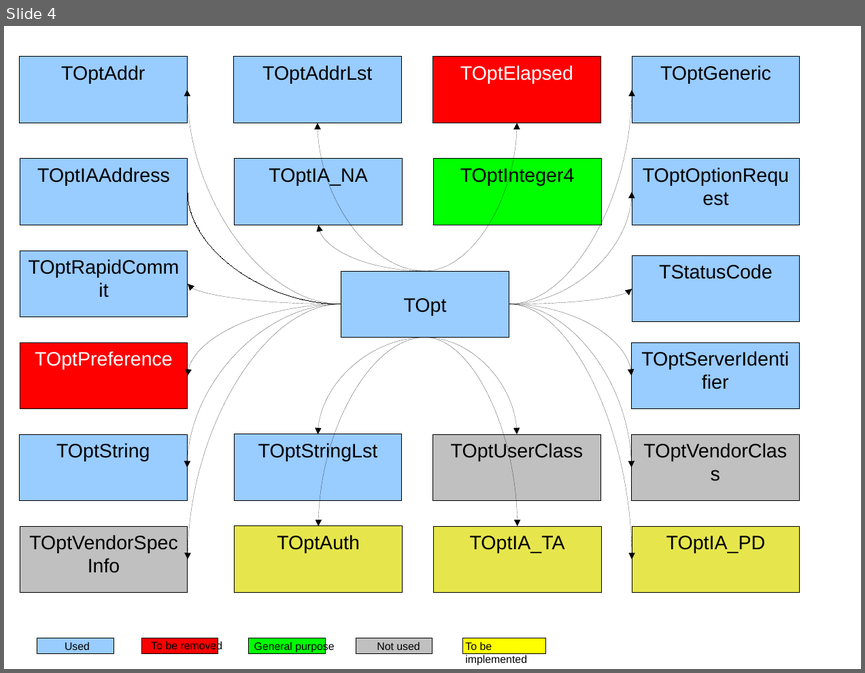
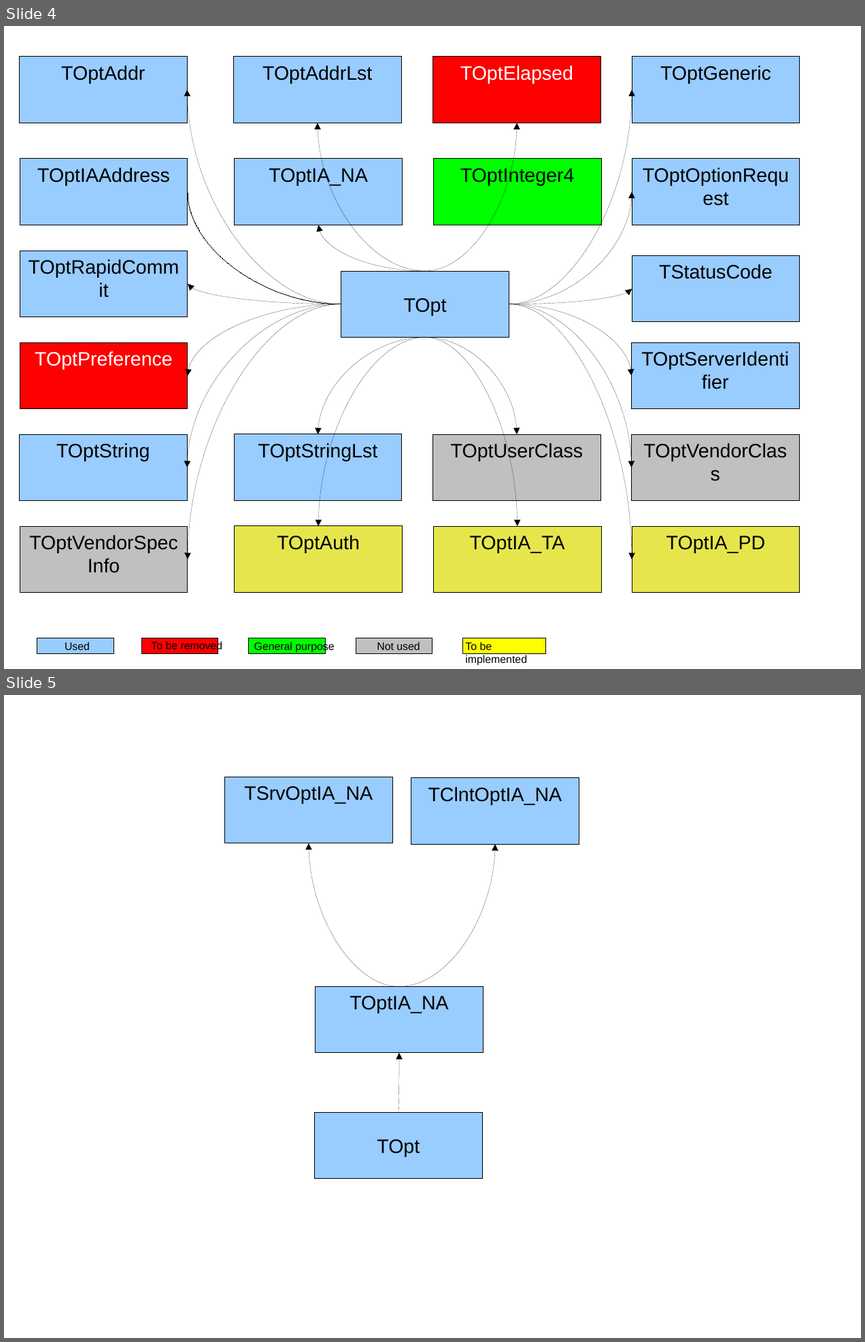
Before and after one commit to tomaszmrugalski/dibbler, a slide deck: doc/class-diag.odp. Shown one above the other, each under a label of ours: slide 4 before the commit, slides 4 and 5 after it. The pictures are 865x673 and 865x1342 pixels, drawn with LibreOffice and Linux fonts; fonts in the diff are those of the drawing. Boxes give left, top, right and bottom in pixels: in the first picture for what was removed or moved away, otherwise in the second. Text is boxed around its words. In the diff, an @@ line names an element or a change of style, - is before the commit and + after.

```diff
--- a/doc/class-diag.odp
+++ b/doc/class-diag.odp
@@ slide 5 added at (4, 695, 861, 1338), background #FFFFFF @@
@@ rectangle added at (225, 777, 393, 843), fill #99CCFF, outline #000000 0 pt, 18 pt, text #000000 @@
+TSrvOptIA_NA
@@ rectangle added at (411, 778, 579, 845), fill #99CCFF, outline #000000 0 pt, 18 pt, text #000000 @@
+TClntOptIA_NA
@@ curved arrow added from (399, 987) to (309, 843), #000000 0 pt @@
@@ curved arrow added from (399, 987) to (496, 845), #000000 0 pt @@
@@ rectangle added at (315, 987, 483, 1053), fill #99CCFF, outline #000000 0 pt, 18 pt, text #000000 @@
+TOptIA_NA
@@ curved arrow added from (398, 1112) to (399, 1053), #000000 0 pt @@
@@ rectangle added at (314, 1112, 482, 1178), fill #99CCFF, outline #000000 0 pt, 18 pt, text #000000 @@
+TOpt
```
Also in this commit, not shown: 1 other slide added, 3 other files.
